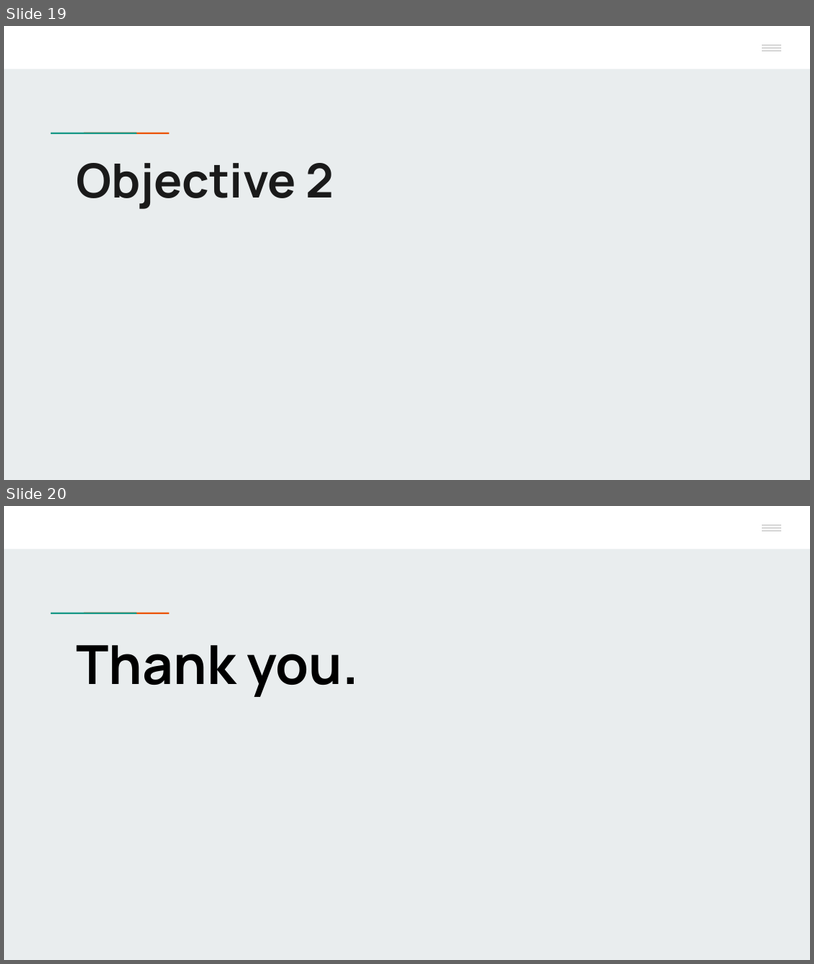
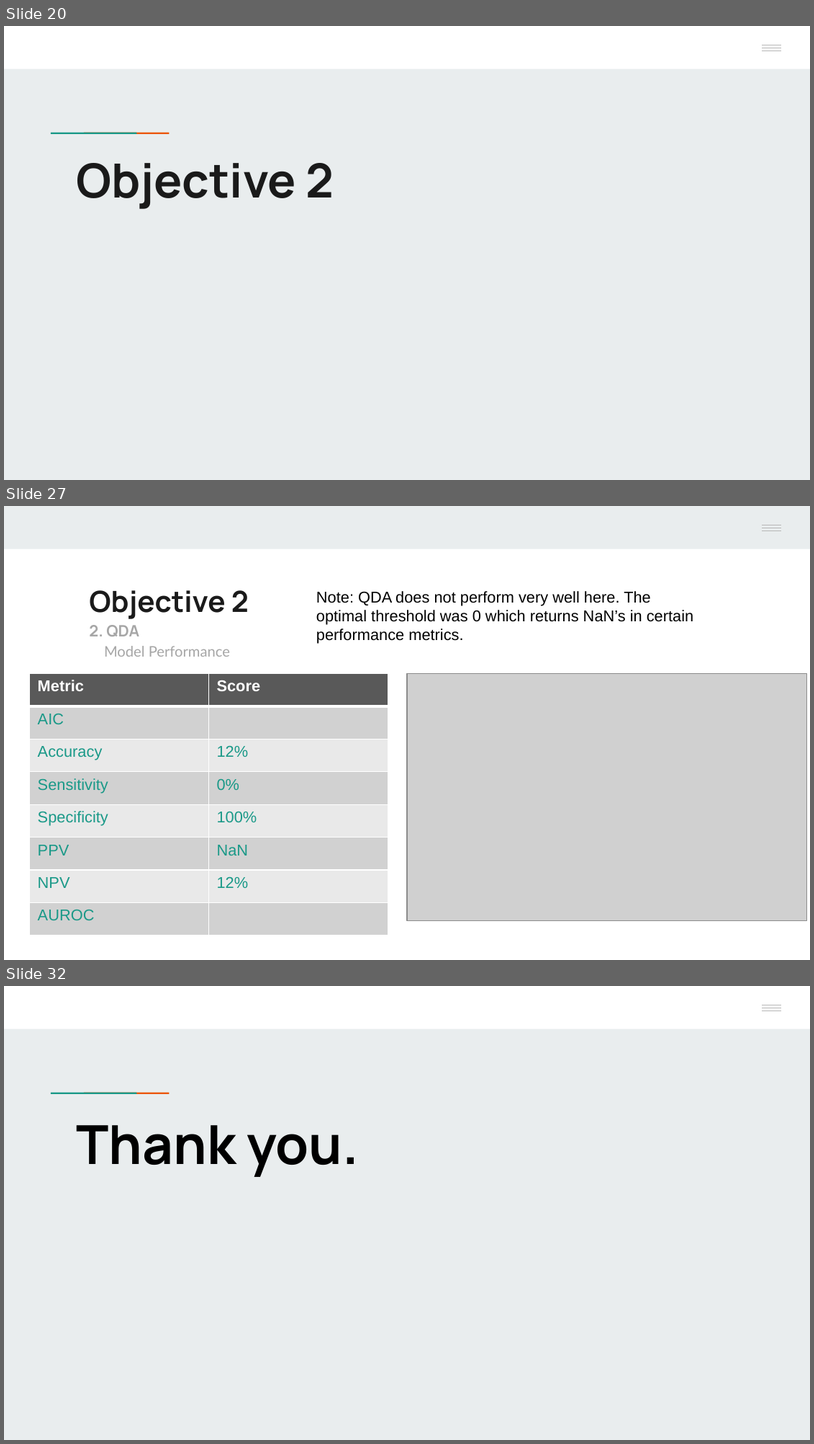
Before and after one commit to Mr-Chang95/Bank-Marketing-Analysis-Logistic-Regression, a slide deck: Project2_Chang_Craus_Yule.pptx. Shown one above the other, each under a label of ours: slides 19 and 20 before the commit, slides 20, 27 and 32 after it; the slides between them are not shown. The pictures are 814x964 and 814x1444 pixels, drawn with LibreOffice and Linux fonts; fonts in the diff are those of the drawing; grey boxes stand for pictures; background and template pictures are left out. Boxes give left, top, right and bottom in pixels: in the first picture for what was removed or moved away, otherwise in the second. Text is boxed around its words. In the diff, an @@ line names an element or a change of style, - is before the commit and + after.

```diff
--- a/Project2_Chang_Craus_Yule.pptx
+++ b/Project2_Chang_Craus_Yule.pptx
@@ slide 27 added at (x1=4, y1=506, x2=810, y2=960), background #FFFFFF; not listed: 3 template elements that a slide beside it also shows @@
@@ rectangle added at (x1=4, y1=506, x2=810, y2=548), fill #E9EDEE @@
@@ rectangle added at (x1=735, y1=506, x2=810, y2=546), fill #E9EDEE @@
@@ text added at (x1=89, y1=590, x2=249, y2=656), 13 pt, text #A6A6A6 @@
+Objective 2
+2. QDA
+Model Performance
@@ text added at (x1=316, y1=591, x2=694, y2=644), 14 pt, text #000000 @@
+Note: QDA does not perform very well here. The optimal threshold was 0 which returns NaN’s in certain performance metrics.
@@ table added at (x1=30, y1=674, x2=388, y2=935), 8 rows, 2 columns @@
+Metric | Score
+AIC | 
+Accuracy | 12%
+Sensitivity | 0%
+Specificity | 100%
+PPV | NaN
+NPV | 12%
+AUROC | 
@@ picture added at (x1=407, y1=674, x2=808, y2=921) @@
@@ what was slide 19 is now slide 20 @@
@@ what was slide 20 is now slide 32 @@
```
Also in this commit, not shown: 4 slides changed, 11 other slides added, 1 other file.
